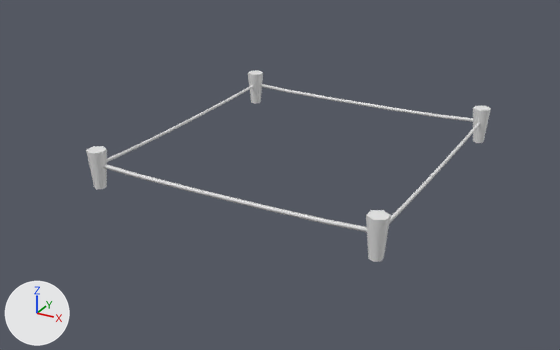
What one commit did to the FBX model Assets/Content/Graphics/Environment/Vikings/New 2.0/VikingHouse_02_S.fbx.
Camera for both pictures: a 50 mm camera at (3.23, -6.35, 2.96) aimed at (-0.13, -0.24, -0.1). Arrows for +X, +Y and +Z are at lower left; the lights stay in place. Materials are left out; every surface is plain grey.

Names of what the first picture shows: 'VikingHouse_02_S'.
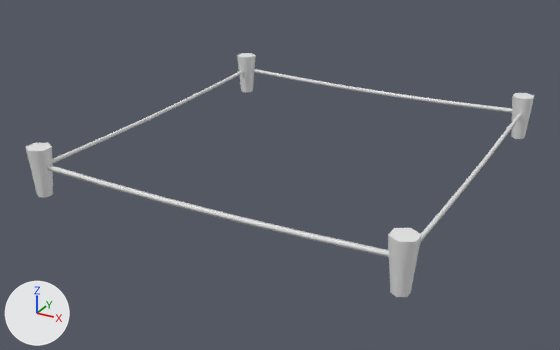
Changed parts and their boxes (x1, y1, x2, y2) in the pictures (560 x 350 px; the box of a moved part takes in the faces that stretch with it):
```json
{"object": "VikingHouse_02_S", "change": "reshaped, moved, rescaled", "before": [86, 71, 491, 262], "after": [25, 53, 534, 297], "on screen": "26% wider, 28% taller"}
{"part": 1, "of": "me_mesh", "change": "moved or reshaped", "before": [248, 71, 263, 103], "after": [237, 53, 256, 92]}
{"part": 2, "of": "me_mesh", "change": "moved or reshaped", "before": [473, 106, 491, 143], "after": [511, 93, 534, 139]}
{"part": 3, "of": "me_mesh", "change": "moved or reshaped", "before": [86, 146, 107, 189], "after": [25, 143, 53, 197]}
{"part": 4, "of": "me_mesh", "change": "moved or reshaped", "before": [366, 210, 391, 262], "after": [388, 228, 422, 297]}
{"part": 5, "of": "me_mesh", "change": "moved or reshaped", "before": [103, 84, 480, 232], "after": [48, 69, 521, 257]}
```

Scene script edits in JSON lines:
```json
{"block": "me_mesh", "where": "# used by ob_vikinghouse_02_s; location = (0.0, 0.0, 0.172); rotation_euler = (1.571, 0.0, 0.0), in degrees (90, 0, 0)"}
{"op": "remove", "block": "me_mesh", "code": "me_mesh.from_pydata(...)  # 144 vertices, 120 faces; spans x -1.45..1.45, y -0.19..0.18, z -1.49..1.52"}
{"op": "add", "block": "me_mesh", "code": "me_mesh.from_pydata(...)  # 144 vertices, 120 faces; spans x -180.43..180.46, y -2.54..43.78, z -186.76..190.68"}
{"block": "me_mesh", "change": "me_mesh part 1: the loose piece of 12 vertices spanning x -1.45..-1.29, y -0.19..0.18, z -1.49..-1.31 is scaled about its middle by 125, then moved by (-168.92, 20.63, -173.65)"}
{"block": "me_mesh", "change": "me_mesh part 2: the loose piece of 12 vertices spanning x 1.29..1.45, y -0.19..0.18, z -1.49..-1.31 is scaled about its middle by 125, then moved by (168.95, 20.63, -173.65)"}
{"block": "me_mesh", "change": "me_mesh part 3: the loose piece of 12 vertices spanning x -1.45..-1.29, y -0.19..0.18, z 1.34..1.52 is scaled about its middle by 125, then moved by (-168.92, 20.63, 177.55)"}
{"block": "me_mesh", "change": "me_mesh part 4: the loose piece of 12 vertices spanning x 1.29..1.45, y -0.19..0.18, z 1.34..1.52 is scaled about its middle by 125, then moved by (168.95, 20.63, 177.55)"}
{"block": "me_mesh", "change": "me_mesh part 5: 96 of 144 vertices moved; they spanned x -1.38..1.38, y -0.01..0.05, z -1.42..1.44 and now span x -171.86..172.1, y 20.42..27.43, z -177.37..179.97; mean shift (0.07, 23.64, 1.6); largest move (1.38, 0.04, 1.41) -> (172.1, 26.66, 176.54)"}
{"op": "set", "path": "ob_vikinghouse_02_s.location", "old": "(0.0, 0.0, 0.172)", "new": "(0.0, 0.0, 0.0)"}
{"op": "set", "path": "ob_vikinghouse_02_s.scale", "old": "(1.0, 1.0, 1.0)", "new": "(0.01, 0.01, 0.01)"}
```
